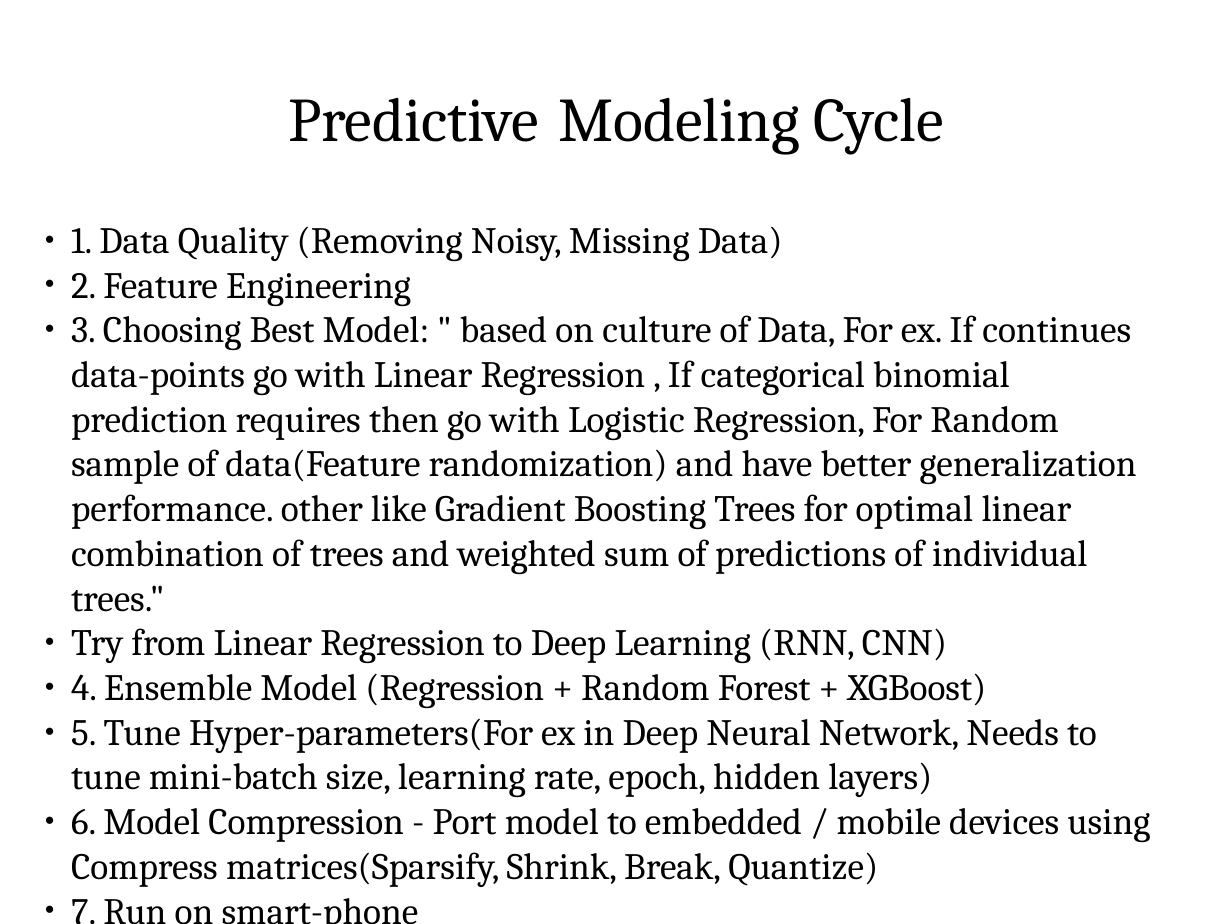
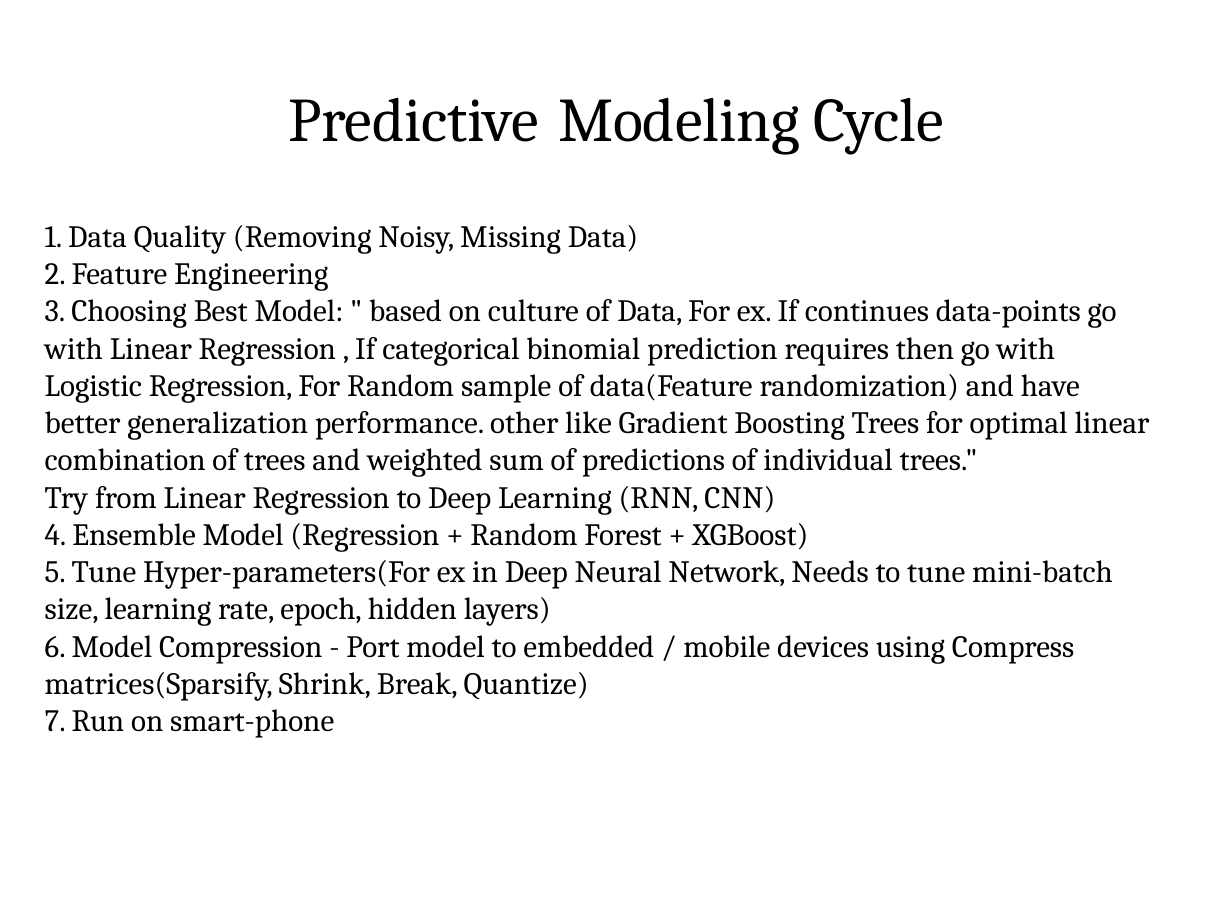
Before and after one commit to dskskv/pycon-india-2016, a slide deck: slide 4 of Pycon-2016-Open-space.pptx (slide 5 before the commit). Drawn at 1232x924 pixels with LibreOffice and Linux fonts; fonts in the diff are those of the drawing. Boxes give left, top, right and bottom in pixels: in the first picture for what was removed or moved away, otherwise in the second. Text is boxed around its words. In the diff, an @@ line names an element or a change of style, - is before the commit and + after.

```diff
--- a/Pycon-2016-Open-space.pptx
+++ b/Pycon-2016-Open-space.pptx
@@ text "1. Data Quality (Removing Noisy, ..." at [45,225,1150,738]: size 24 to 20 pt; bullet ● to none @@
```
Also in this commit, not shown: 12 other slides changed, 1 slide removed, 1 other file.
